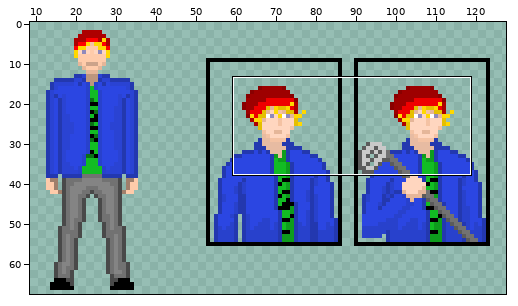
Two versions of one sprite sheet, Assets/Sprites/Characters/gummo.png. Above, an overview of the earlier version with the close-up marked.
Close-up. Before the commit:
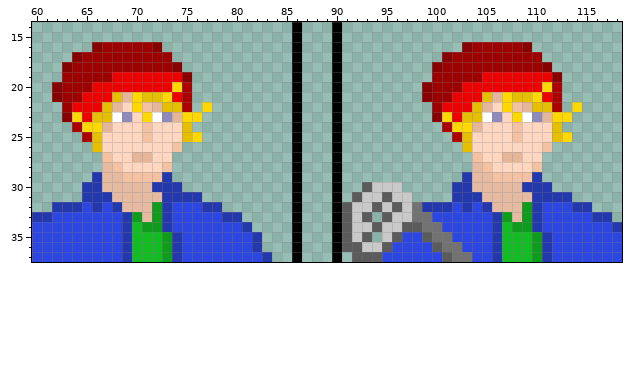
The file is 128x68 pixels. Colours within 5 levels of each other are drawn and written as one. Shown: x 60..118, y 14..37. The wide view leaves out empty margins.
And afterwards:
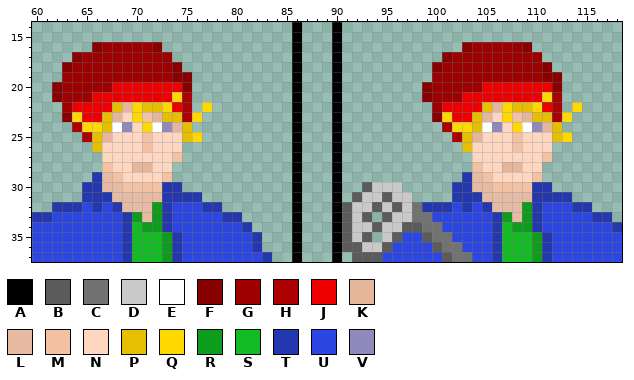
Palette (. is transparent): A #000000  B #5b5b5b  C #727272  D #c9c9c9  E #ffffff  F #890000  G #9e0000  H #ad0000  J #ef0000  K #e5b699  L #e7bba2  M #f4c2a3  N #ffd6bf  P #e5bf00  Q #ffd800  R #0e9c1d  S #12bc23  T #2338af  U #2b46e2  V #9089bc
The exact change:
Changed rows in their new state; - is an unchanged pixel.
first column x 65:
19 ---GGGGGGF------------------------------GGGGGGF-
20 -GG------JF---------------------------GG------JF
21 G--JJJJJJQ---------------------------G--JJJJJJQ-
22 --JPK-PPQJ-----------------------------JPK-PPQJ-
23 -J-KNQMKPPH---------------------------J-KNQMKPPH
24 --PEV-QEVK-----------------------------PEV-QEVK-
25 --K------------------------------------K--------
26 ------M--N---------------------------------M--N-
27 --N--NN--M-----------------------------N--NN--M-
28 --MN-KK-N------------------------------MN-KK-N--
29 ---MNNNNM-------------------------------MNNNNM--
30 ----MMMM---------------------------------MMMM---
Changed places in both close-ups, as pixel boxes (x1, y1, x2, y2):
changed: (82, 72, 192, 192)
changed: (452, 72, 562, 192)
